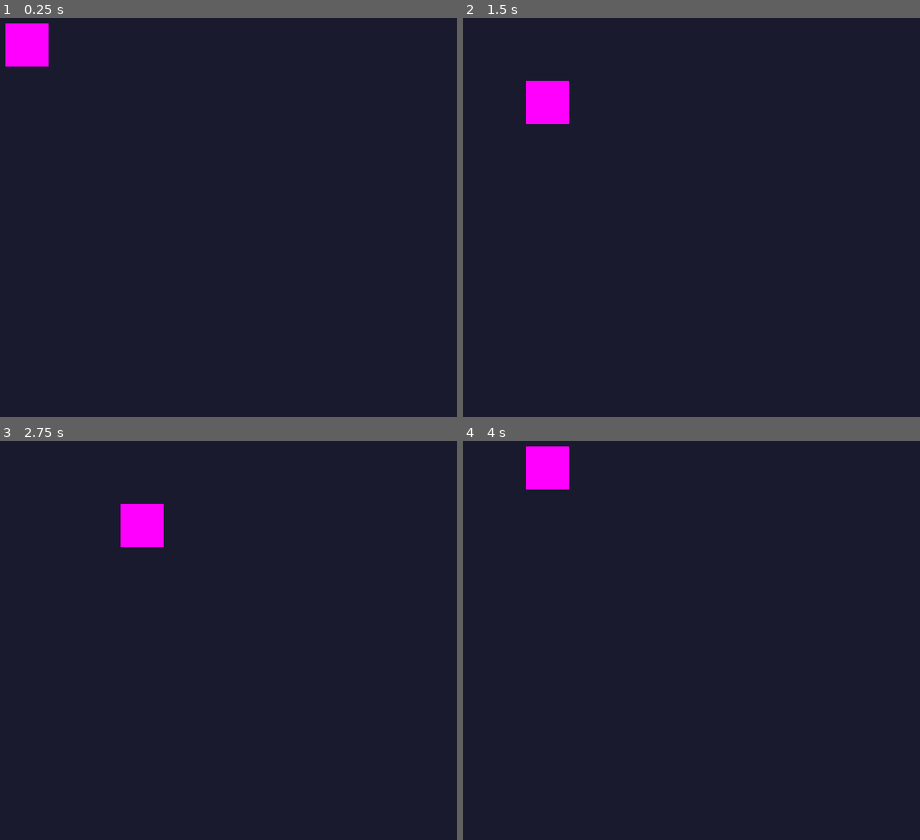
Above: before the commit, frames 1-4 (two rows, left to right).
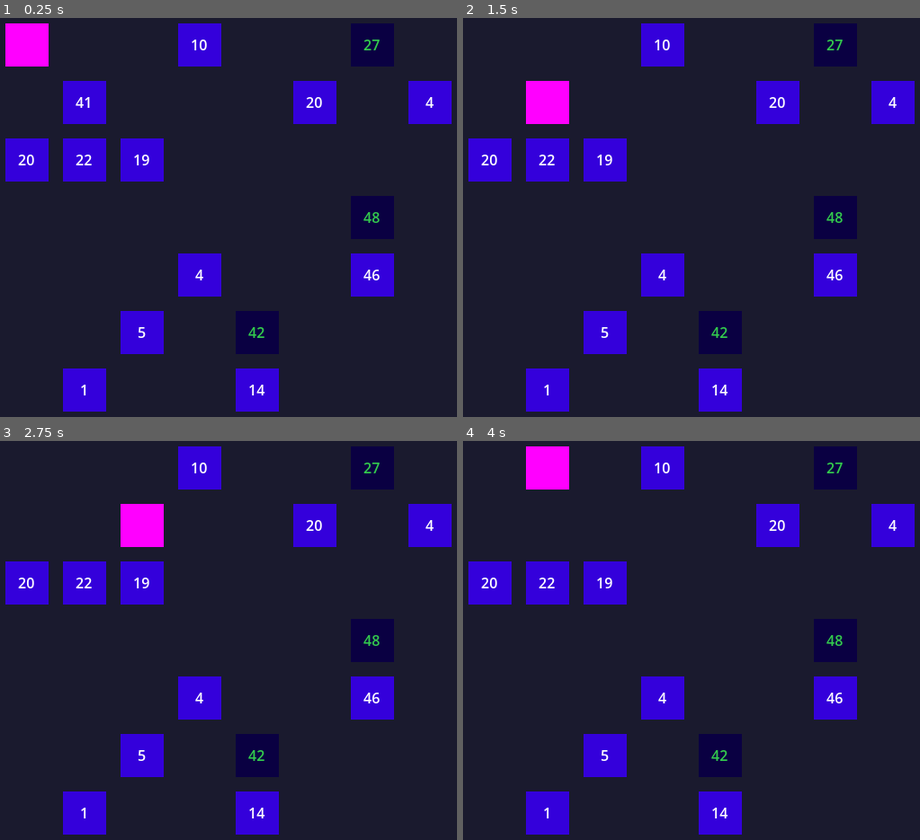
Above: after the commit, the same moments.

Repository: dcchuck/numbernauts
Game: Godot game, scene res://scenes/Main.tscn
Same seed, same stepped clock (60 frames per second), same inputs: the game is played once before the commit and once after it.
Inputs:
- Up to frame 1 (0.25 s): no input
- Up to frame 2 (1.5 s): tap Enter at 0.5 s; hold Right (ui_right) 0.53-1.28 s; tap Space at 1.25 s; hold Down (ui_down) from 1.28 s (still down)
- Up to frame 3 (2.75 s): tap Enter at 2 s; release Down (ui_down) at 2.03 s; hold Right (ui_right) from 2.03 s (still down)
- Up to frame 4 (4 s): tap Space at 2.75 s; release Right (ui_right) at 2.78 s; hold Up (ui_up) 2.78-3.53 s; tap Enter at 3.5 s; hold Left (ui_left) from 3.53 s (still down)

The runs differ from the first frame. In frame 1, 15% of the frame differs, in the area x 1-99%, y 1-99%; in frame 2, 14%; in frame 3, 14%; in frame 4, 14%.

Commit message:
feat: implement number generation and collection mechanics
- Created NumberPlanet.tscn scene with Area2D collision detection
- Added visual components (Sprite2D with placeholder texture, Label for number display)
- Implemented number_planet.gd with collection logic and signals
- Modified Player to add Area2D for collision detection (programmatic setup)
- Added number generation system to Main.gd:
  - Generates 15 random numbers (1-50) on grid
  - Calculates correct multiples of target_multiple (3)
  - Visual feedback: green tint for correct numbers, blue for incorrect
  - Collision-based collection via area_entered signal
  - Win/lose logic foundation (logs to console)

Testing verified:
- 16 correct numbers identified (multiples of 3: 3,6,9...48)
- Random number generation working
- Position generation avoids player start position (0,0)
- Grid to world conversion working correctly
- No script errors in Godot

Generated with [Claude Code](https://claude.com/claude-code)

Co-Authored-By: Claude Sonnet 4.5 <noreply@anthropic.com>

Diff:
--- /dev/null
+++ b/project/scenes/NumberPlanet.tscn
@@ -0,0 +1,30 @@
+[gd_scene load_steps=4 format=3 uid="uid://c4y3v8m5q8h3w"]
+
+[ext_resource type="Script" path="res://scripts/number_planet.gd" id="1_1k2v3"]
+
+[sub_resource type="PlaceholderTexture2D" id="PlaceholderTexture2D_1k2v3"]
+size = Vector2(48, 48)
+
+[sub_resource type="CircleShape2D" id="CircleShape2D_1k2v3"]
+radius = 24.0
+
+[node name="NumberPlanet" type="Node2D"]
+script = ExtResource("1_1k2v3")
+
+[node name="Sprite2D" type="Sprite2D" parent="."]
+modulate = Color(0.203922, 0.596078, 0.858824, 1)
+texture = SubResource("PlaceholderTexture2D_1k2v3")
+
+[node name="CollisionArea" type="Area2D" parent="."]
+
+[node name="CollisionShape2D" type="CollisionShape2D" parent="CollisionArea"]
+shape = SubResource("CircleShape2D_1k2v3")
+
+[node name="Label" type="Label" parent="."]
+offset_left = -12.0
+offset_top = -12.0
+offset_right = 12.0
+offset_bottom = 12.0
+text = "0"
+horizontal_alignment = 1
+vertical_alignment = 1
--- a/project/scripts/main.gd
+++ b/project/scripts/main.gd
@@ -2,9 +2,11 @@
 
 # Scene references
 const PLAYER_SCENE = preload("res://scenes/Player.tscn")
+const NUMBER_PLANET_SCENE = preload("res://scenes/NumberPlanet.tscn")
 
 # Entity references
 var player: Node2D
+var planets: Array[Node2D] = []
 
 # Grid configuration
 const GRID_SIZE: int = 8
@@ -33,6 +35,9 @@
 	# Spawn player
 	spawn_player()
 
+	# Generate collectible numbers
+	generate_numbers()
+
 func spawn_player() -> void:
 	if player:
 		player.queue_free()
@@ -57,3 +62,65 @@
 func is_valid_grid_position(grid_pos: Vector2i) -> bool:
 	"""Check if grid position is within bounds"""
 	return grid_pos.x >= 0 and grid_pos.x < GRID_SIZE and grid_pos.y >= 0 and grid_pos.y < GRID_SIZE
+
+func generate_numbers() -> void:
+	"""Generate random numbers on grid, mark correct ones"""
+	# Clear existing planets
+	for planet in planets:
+		planet.queue_free()
+	planets.clear()
+
+	# Calculate correct answers (multiples of target_multiple)
+	correct_numbers.clear()
+	for i in range(1, 51):
+		if i % target_multiple == 0:
+			correct_numbers.append(i)
+
+	# Generate random positions for numbers
+	var used_positions: Array[Vector2i] = []
+	used_positions.append(Vector2i(0, 0))  # Player start position
+
+	# Place 15-20 random numbers
+	var rng = RandomNumberGenerator.new()
+	rng.randomize()
+
+	for i in range(15):
+		# Get random position
+		var grid_pos: Vector2i
+		var attempts = 0
+		while attempts < 100:
+			grid_pos = Vector2i(rng.randi_range(0, GRID_SIZE - 1), rng.randi_range(0, GRID_SIZE - 1))
+			if not used_positions.has(grid_pos):
+				break
+			attempts += 1
+
+		if attempts >= 100:
+			continue  # Skip if can't find position
+
+		used_positions.append(grid_pos)
+
+		# Get random number value
+		var value = rng.randi_range(1, 50)
+		var is_correct = (value % target_multiple == 0)
+
+		# Spawn planet
+		var planet = NUMBER_PLANET_SCENE.instantiate()
+		add_child(planet)
+		planet.initialize(value, is_correct, grid_pos)
+		planet.collected.connect(_on_planet_collected)
+		planets.append(planet)
+
+func _on_planet_collected(planet: Node2D) -> void:
+	var value = planet.number_value
+	var is_correct = planet.is_correct
+
+	print("Collected number: ", value, " (correct: ", is_correct, ")")
+
+	if is_correct:
+		collected_count += 1
+		print("Correct! Collected: %d / %d" % [collected_count, correct_numbers.size()])
+		# TODO: Check win condition
+	else:
+		print("Wrong number! Game Over")
+		current_state = GameState.LOSE
+		# TODO: Trigger game over
--- /dev/null
+++ b/project/scripts/number_planet.gd
@@ -0,0 +1,40 @@
+extends Node2D
+
+@onready var label: Label = $Label
+@onready var collision_area: Area2D = $CollisionArea
+
+var number_value: int = 0
+var is_correct: bool = false
+
+signal collected(planet: Node2D)
+
+func _ready() -> void:
+	collision_area.body_entered.connect(_on_body_entered)
+	collision_area.area_entered.connect(_on_area_entered)
+
+func initialize(value: int, correct: bool, grid_pos: Vector2i) -> void:
+	"""Set up the planet with number value and position"""
+	number_value = value
+	is_correct = correct
+	label.text = str(value)
+
+	# Position at grid location (centered)
+	const TILE_SIZE = 64
+	position = Vector2(grid_pos.x * TILE_SIZE + TILE_SIZE / 2, grid_pos.y * TILE_SIZE + TILE_SIZE / 2)
+
+	# Visual feedback for correct numbers (optional)
+	if is_correct:
+		modulate = Color(0.2, 0.8, 0.3)  # Green tint
+
+func _on_body_entered(body: Node2D) -> void:
+	# Detect player collision (if using CharacterBody2D)
+	check_collection()
+
+func _on_area_entered(area: Area2D) -> void:
+	# Alternative detection method
+	check_collection()
+
+func check_collection() -> void:
+	"""Trigger collection and remove planet"""
+	collected.emit(self)
+	queue_free()
--- a/project/scripts/player.gd
+++ b/project/scripts/player.gd
@@ -8,10 +8,23 @@
 # Reference to main game
 var main_node: Node2D
 
+# Add Area2D for detecting collectibles
+var detection_area: Area2D
+
 signal moved(new_position: Vector2i)
 signal number_collected(value: int)
 
 func _ready() -> void:
+	# Create collision detection area
+	detection_area = Area2D.new()
+	add_child(detection_area)
+
+	var collision_shape = CollisionShape2D.new()
+	var circle = CircleShape2D.new()
+	circle.radius = 24
+	collision_shape.shape = circle
+	detection_area.add_child(collision_shape)
+
 	# Position at grid location
 	position = grid_to_world(grid_position)
 
